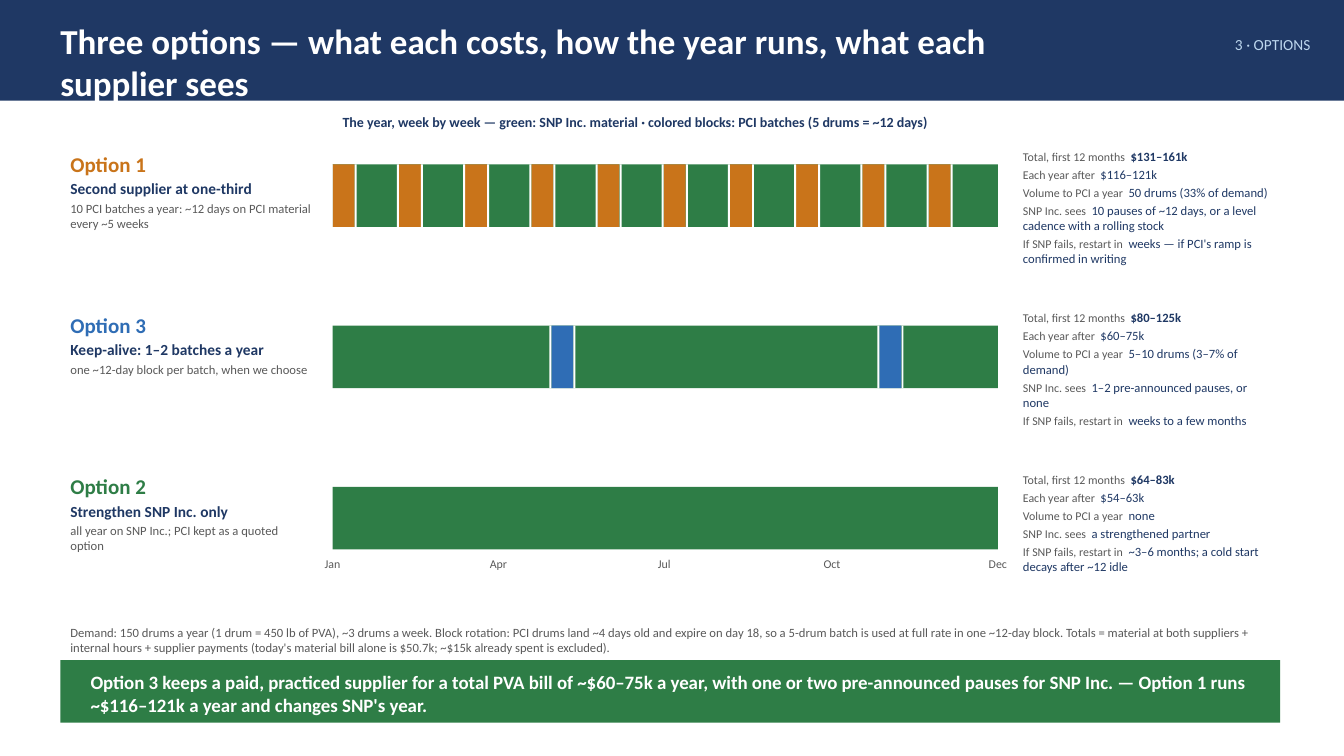
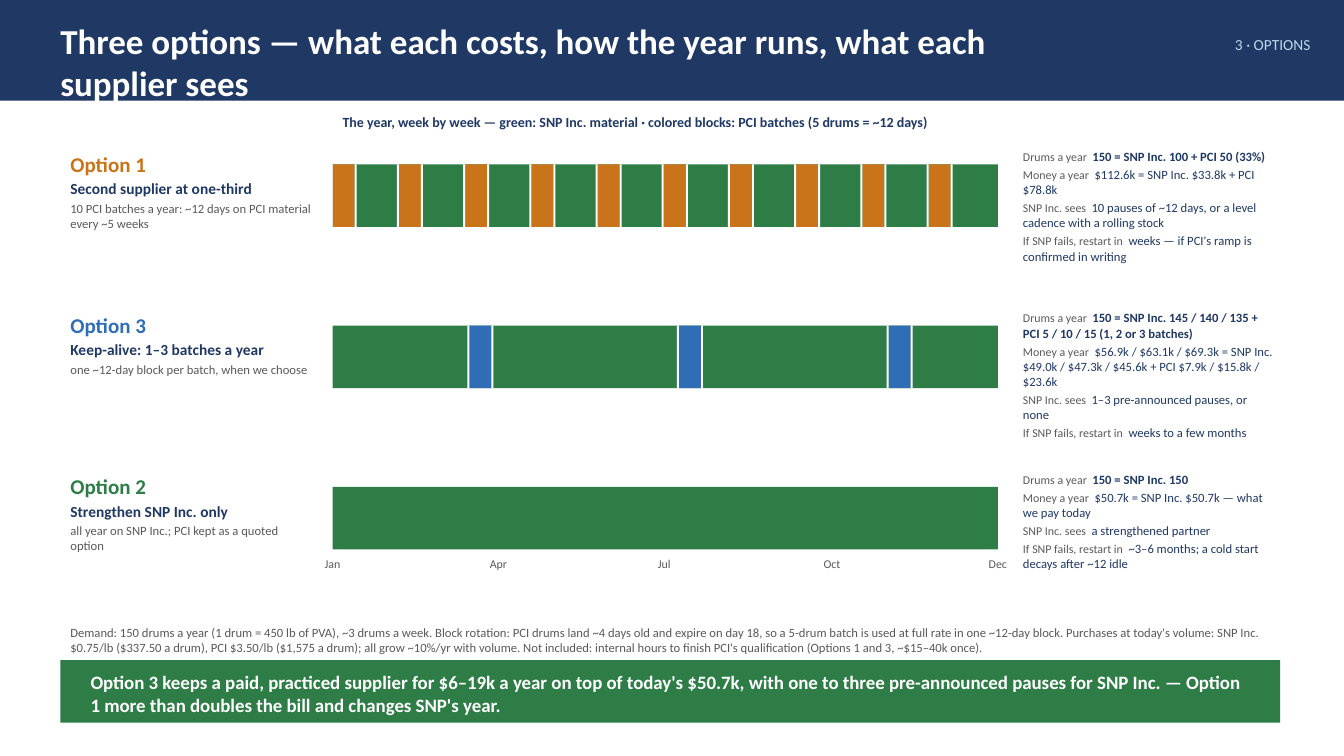
Before and after one commit to naviero1/Claude-Works, a slide deck: slide 5 of PVA second supplier initiative/PVA_Second_Supplier_Leadership_Deck.pptx. Drawn at 1344x756 pixels with LibreOffice and Linux fonts; fonts in the diff are those of the drawing. Boxes give left, top, right and bottom in pixels: in the first picture for what was removed or moved away, otherwise in the second. Text is boxed around its words. In the diff, an @@ line names an element or a change of style, - is before the commit and + after.

```diff
--- a/PVA second supplier initiative/PVA_Second_Supplier_Leadership_Deck.pptx
+++ b/PVA second supplier initiative/PVA_Second_Supplier_Leadership_Deck.pptx
@@ text at (x1=1023, y1=152, x2=1265, y2=181): text changed; size 8.5 to 9 pt; text colour #595959 to #1F3864 @@
-Total, first 12 months $131–161k
-Each year after $116–121k
-Volume to PCI a year 50 drums (33% of demand)
+Drums a year 150 = SNP Inc. 100 + PCI 50 (33%)
+Money a year $112.6k = SNP Inc. $33.8k + PCI $78.8k
@@ rectangle moved from (x1=549, y1=326, x2=552, y2=388) to (x1=468, y1=326, x2=470, y2=388) @@
@@ rectangle moved from (x1=552, y1=326, x2=574, y2=388) to (x1=470, y1=326, x2=492, y2=388) @@
@@ rectangle moved from (x1=574, y1=326, x2=576, y2=388) to (x1=491, y1=326, x2=493, y2=388) @@
@@ 3 rectangles moved together from (x1=877, y1=326, x2=903, y2=388) to (x1=678, y1=326, x2=703, y2=388) @@
@@ rectangle added at (x1=887, y1=326, x2=889, y2=388), fill #FFFFFF @@
@@ rectangle added at (x1=889, y1=326, x2=911, y2=388), fill #2F6DB5 @@
@@ rectangle added at (x1=910, y1=326, x2=912, y2=388), fill #FFFFFF @@
@@ text at (x1=1023, y1=313, x2=1272, y2=419): text changed @@
-Total, first 12 months $80–125k
-Each year after $60–75k
-Volume to PCI a year 5–10 drums (3–7% of demand)
-SNP Inc. sees 1–2 pre-announced pauses, or none
+Drums a year 150 = SNP Inc. 145 / 140 / 135 + PCI 5 / 10 / 15 (1, 2 or 3 batches)
+Money a year $56.9k / $63.1k / $69.3k = SNP Inc. $49.0k / $47.3k / $45.6k + PCI $7.9k / $15.8k / $23.6k
+SNP Inc. sees 1–3 pre-announced pauses, or none
@@ text at (x1=70, y1=344, x2=264, y2=358): text changed @@
-Keep-alive: 1–2 batches a year
+Keep-alive: 1–3 batches a year
@@ text at (x1=1023, y1=475, x2=1263, y2=504): text changed; size 8.5 to 9 pt; text colour #595959 to #1F3864 @@
-Total, first 12 months $64–83k
-Each year after $54–63k
-Volume to PCI a year none
+Drums a year 150 = SNP Inc. 150
+Money a year $50.7k = SNP Inc. $50.7k — what we pay today
@@ text at (x1=70, y1=628, x2=1258, y2=654): text changed @@
-Demand: 150 drums a year (1 drum = 450 lb of PVA), ~3 drums a week. Block rotation: PCI drums land ~4 days old and expire on day 18, so a 5-drum batch is used at full rate in one ~12-day block. Totals = material at both suppliers + internal hours + supplier payments (today's material bill alone is $50.7k; ~$15k already spent is excluded).
+Demand: 150 drums a year (1 drum = 450 lb of PVA), ~3 drums a week. Block rotation: PCI drums land ~4 days old and expire on day 18, so a 5-drum batch is used at full rate in one ~12-day block. Purchases at today's volume: SNP Inc. $0.75/lb ($337.50 a drum), PCI $3.50/lb ($1,575 a drum); all grow ~10%/yr with volume. Not included: internal hours to finish PCI's qualification (Options 1 and 3, ~$15–40k once).
@@ text at (x1=91, y1=675, x2=1240, y2=715): text changed @@
-Option 3 keeps a paid, practiced supplier for a total PVA bill of ~$60–75k a year, with one or two pre-announced pauses for SNP Inc. — Option 1 runs ~$116–121k a year and changes SNP's year.
+Option 3 keeps a paid, practiced supplier for $6–19k a year on top of today's $50.7k, with one to three pre-announced pauses for SNP Inc. — Option 1 more than doubles the bill and changes SNP's year.
```
Also in this commit, not shown: 2 other slides changed, 4 other files.
